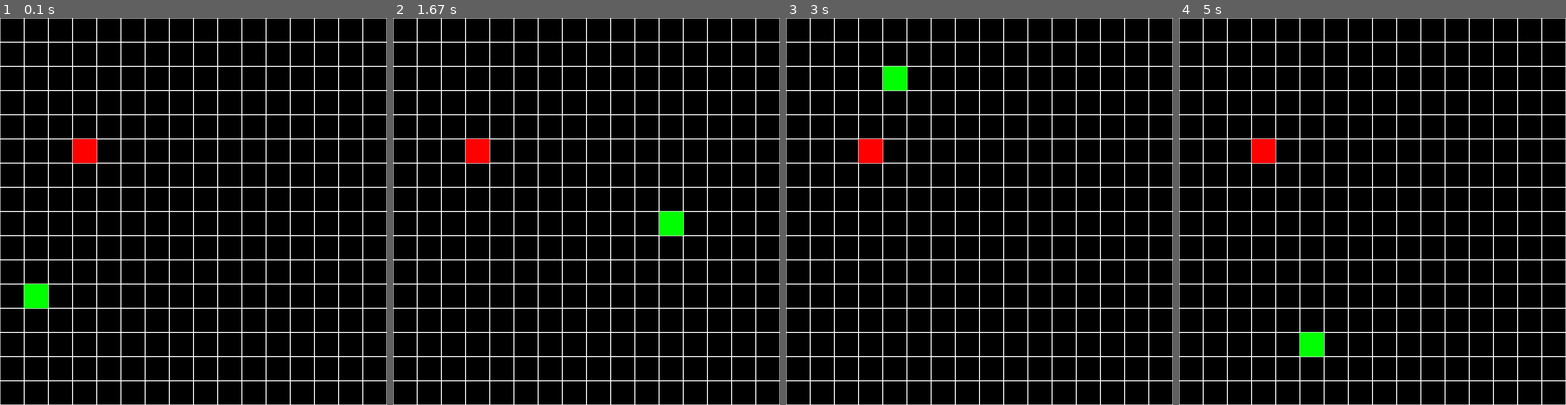
Above: before the commit, frames 1-4 (left to right).
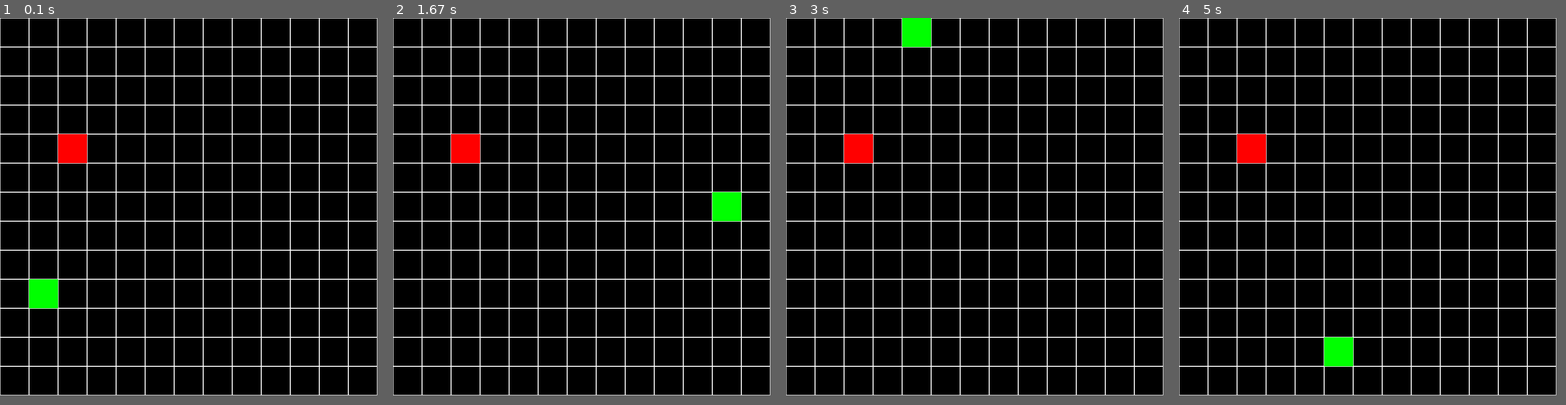
Above: after the commit, the same moments.

Repository: AlejandroFeriaGonzalez/snake-pygame
Game: pygame game, started from snake.py
Same seed, same stepped clock (60 frames per second), same inputs: the game is played once before the commit and once after it.
Inputs:
- Up to frame 1 (0.1 s): no input
- Up to frame 2 (1.67 s): hold Right 0.33-0.8 s; hold Up 0.83-1.13 s; hold Right 1.17-1.63 s
- Up to frame 3 (3 s): hold Up 1.67-2.2 s; hold Left 2.23-2.53 s
- Up to frame 4 (5 s): hold Down 3.4-4.03 s; hold Right 4.47-4.93 s
The window is 800x800 before the commit and 780x780 after it. Grey fills any space a smaller window leaves; there, only what the larger window draws over its background counts as a difference.

The runs differ from the first frame. In frame 1, 12% of the frame differs, in the area x 0-100%, y 0-100%; in frame 2, 13%; in frame 3, 13%; in frame 4, 13%.

Commit message:
ajustado 16x16

Diff:
--- a/constantes.py
+++ b/constantes.py
@@ -1,7 +1,7 @@
 import pygame
 
-WINDOWS = 800
-TILE_SIZE = 50
+WINDOWS = 780
+TILE_SIZE = 60
 RANGE = (1, (WINDOWS // TILE_SIZE) + 1)
 screen = pygame.display.set_mode([WINDOWS] * 2)
 
--- a/manzana.py
+++ b/manzana.py
@@ -2,7 +2,7 @@
 from constantes import *
 import pygame
 
-manzana_surf = pygame.Surface((50, 50))
+manzana_surf = pygame.Surface((TILE_SIZE, TILE_SIZE))
 manzana_surf.fill("red")
 manzana_rect = manzana_surf.get_rect()
 manzana_posicion = [randrange(*RANGE), randrange(*RANGE)]
--- a/snake.py
+++ b/snake.py
@@ -34,8 +34,6 @@
                 pygame.draw.rect(screen, 'white', (i, j, TILE_SIZE, TILE_SIZE), 1)
 
         culebra.update()
-        # culebra.update()  # draw incluido en uptade
-        # culebra.draw(screen)
         pygame.display.flip()
 
         clock.tick(FPS)
